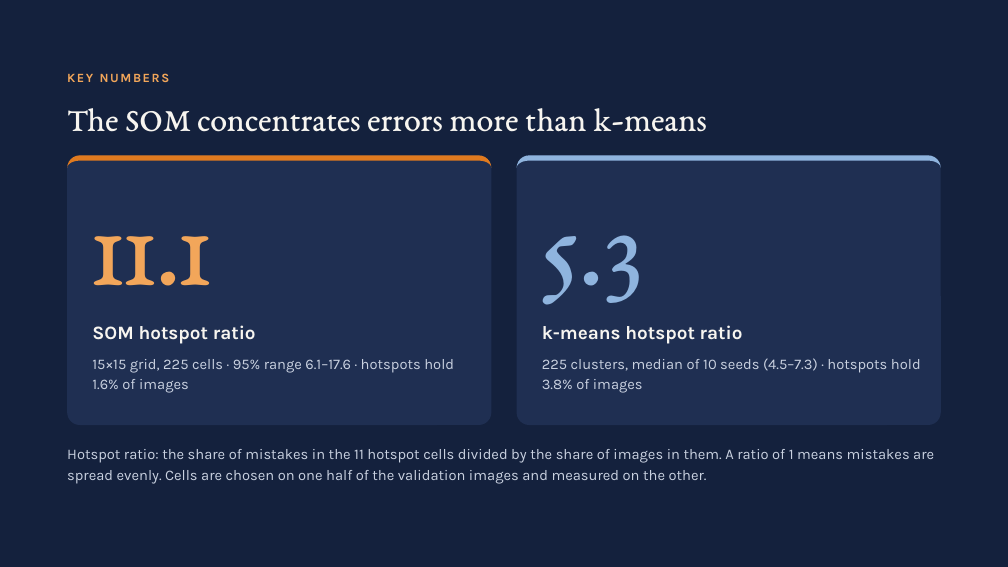
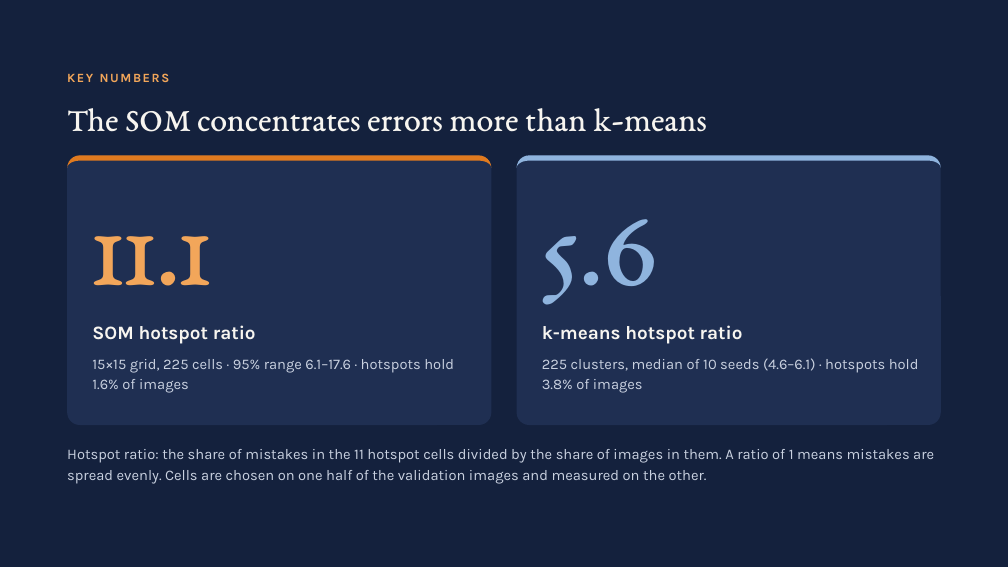
Before and after one commit to nazishatta/fall-2026-group5, a slide deck: slide 14 of presentation/v1_mnist/Capstone Preliminary Presentation.pptx. Drawn at 1008x567 pixels with LibreOffice and Linux fonts; fonts in the diff are those of the drawing. Boxes give left, top, right and bottom in pixels: in the first picture for what was removed or moved away, otherwise in the second. Text is boxed around its words. In the diff, an @@ line names an element or a change of style, - is before the commit and + after.

```diff
--- a/presentation/v1_mnist/Capstone Preliminary Presentation.pptx
+++ b/presentation/v1_mnist/Capstone Preliminary Presentation.pptx
@@ text at box(542, 219, 658, 305): text changed @@
-5.3
+5.6
@@ text at box(542, 358, 919, 393): text changed @@
-225 clusters, median of 10 seeds (4.5–7.3) · hotspots hold 3.8% of images
+225 clusters, median of 10 seeds (4.6–6.1) · hotspots hold 3.8% of images
```
Also in this commit, not shown: 1 other slide changed.
